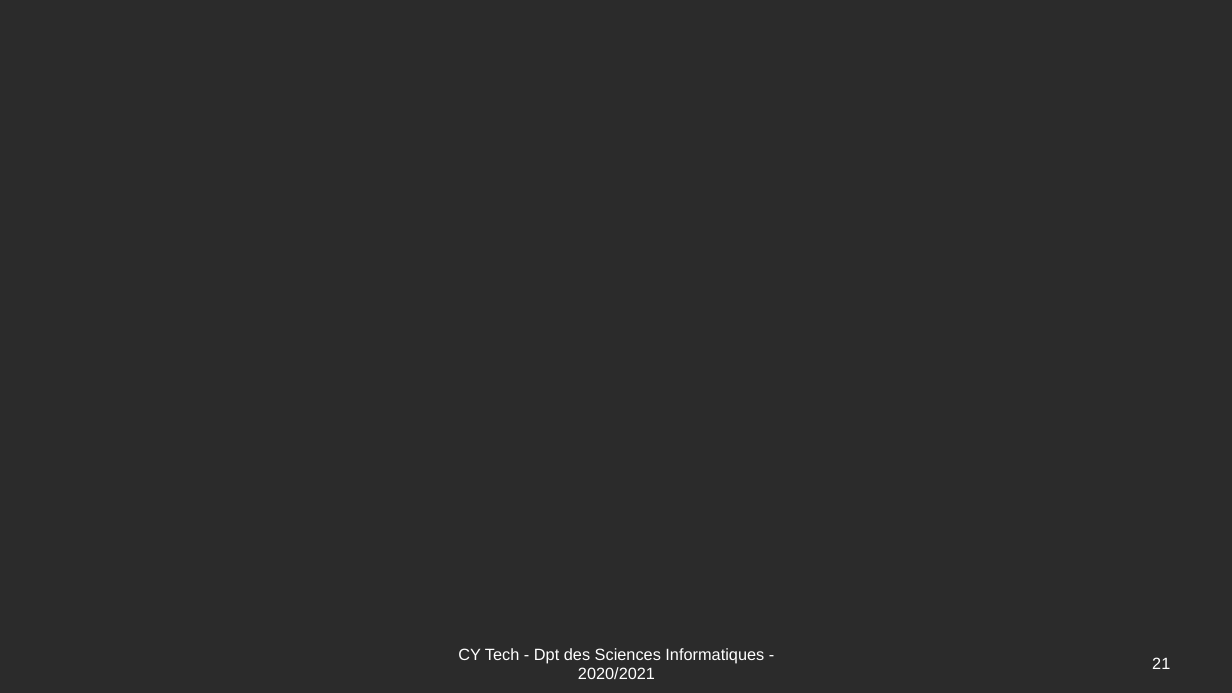
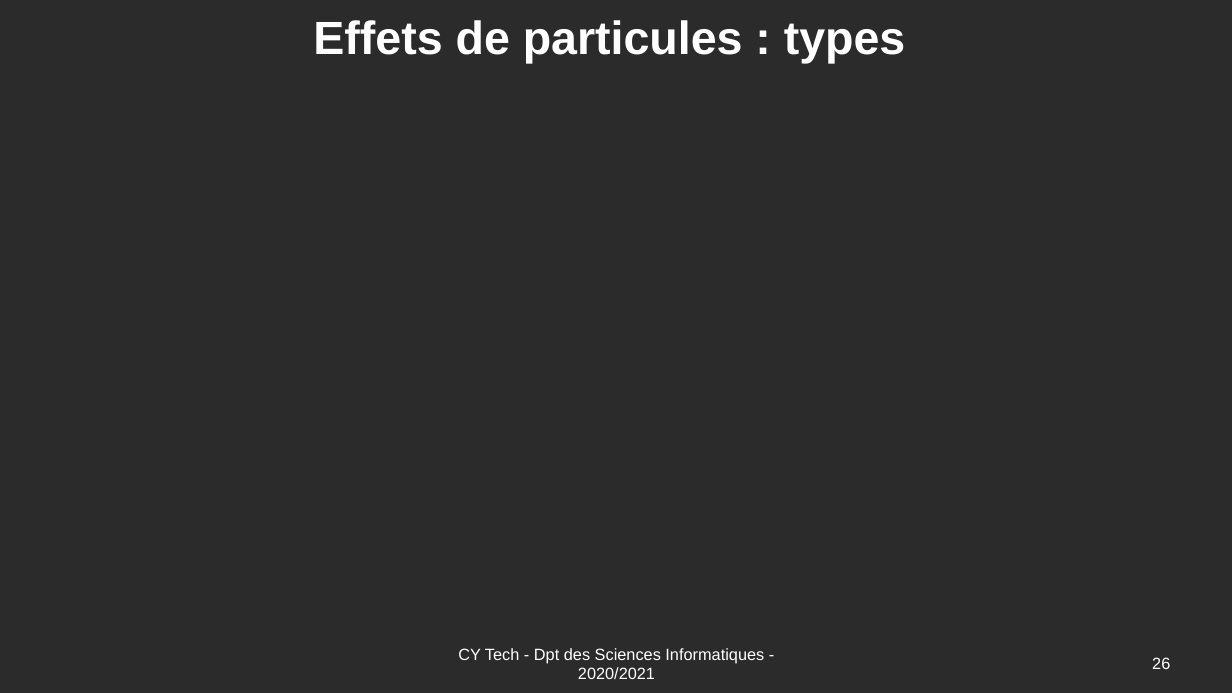
Before and after one commit to Romuald78/pyArcade, a slide deck: slide 26 of doc/UE_Libre_Jeu_Arcade_Documentation.odp (slide 21 before the commit). Drawn at 1232x693 pixels with LibreOffice and Linux fonts; fonts in the diff are those of the drawing; background and template pictures are left out; a plain dark background stands for a picture behind light text. Boxes give left, top, right and bottom in pixels: in the first picture for what was removed or moved away, otherwise in the second. Text is boxed around its words. In the diff, an @@ line names an element or a change of style, - is before the commit and + after.

```diff
--- a/doc/UE_Libre_Jeu_Arcade_Documentation.odp
+++ b/doc/UE_Libre_Jeu_Arcade_Documentation.odp
@@ title added at (313,20,906,63), 40 pt, text #FFFFFF, bold @@
+Effets de particules : types
@@ page number at (1152,657,1170,669): text changed @@
-21
+26
```
Also in this commit, not shown: 2 other slides changed, 5 slides added, 2 other files.
